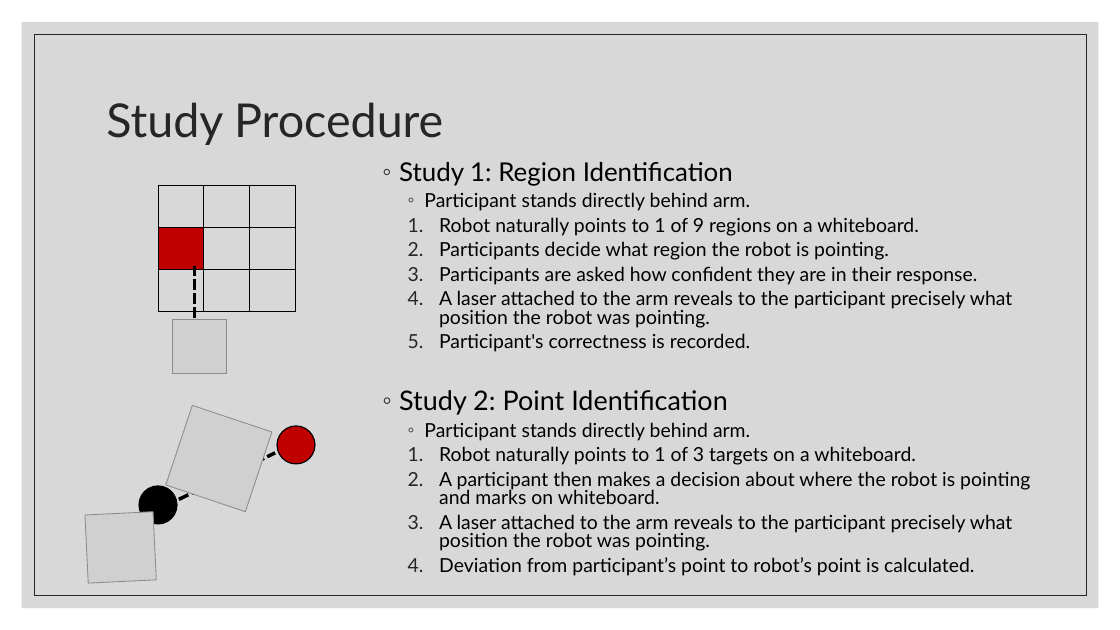
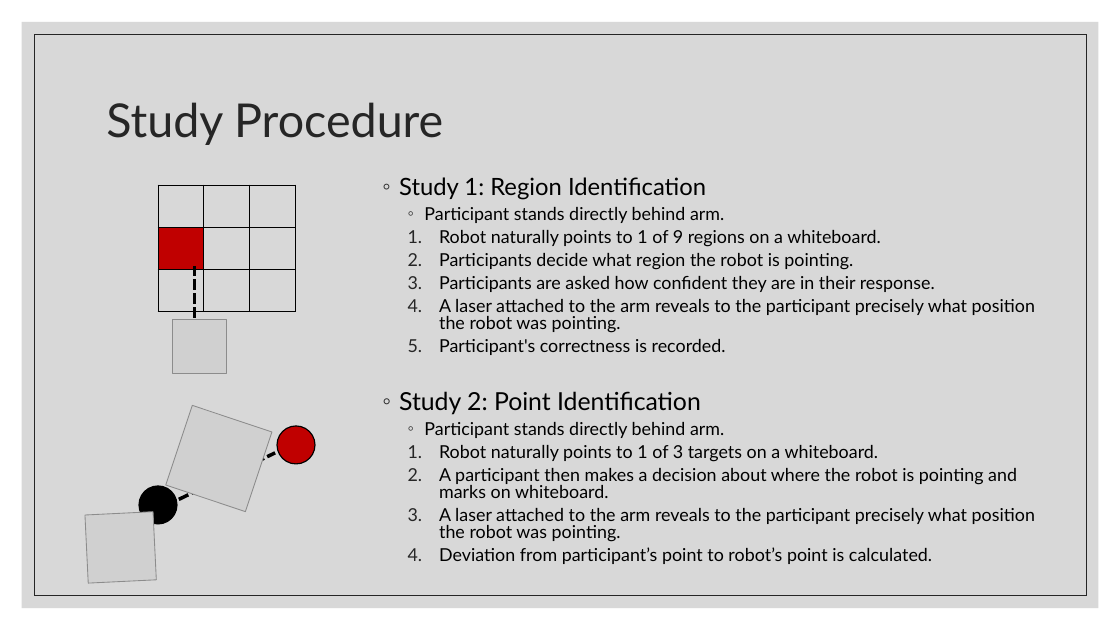
Before and after one commit to liquatics/outofhand, a slide deck: slide 6 of Docs/Final Presentation.pptx. Drawn at 1120x630 pixels with LibreOffice and Linux fonts; fonts in the diff are those of the drawing; grey boxes stand for pictures. Boxes give left, top, right and bottom in pixels: in the first picture for what was removed or moved away, otherwise in the second. Text is boxed around its words. In the diff, an @@ line names an element or a change of style, - is before the commit and + after.

Commit message:
Update Incoming
Font stylings and such

```diff
--- a/Docs/Final Presentation.pptx
+++ b/Docs/Final Presentation.pptx
@@ text "Study 1: Region Identification": place and size @@
-text "Study 1: Region Identification" at <box>399,162,1030,576</box>
+text "Study 1: Region Identification" at <box>399,177,1035,564</box>
@@ text "Study 1: Region Identification" at <box>399,177,1035,564</box>: size 22.2 to 20.4 pt in "Study 1: Region Identification"; size 16.6 to 15.3 pt; size 23.1 to 21.2 pt in "Study 2: Point Identification" @@
```
Also in this commit, not shown: 7 other slides changed, 6 slides added, 1 slide removed.
